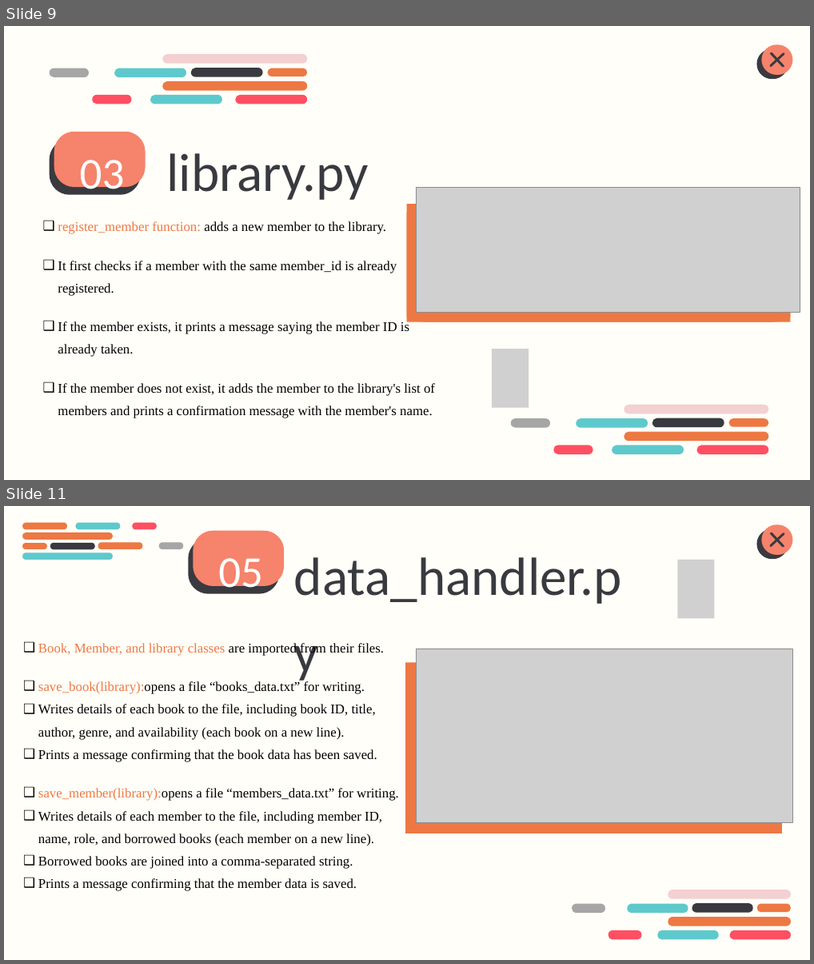
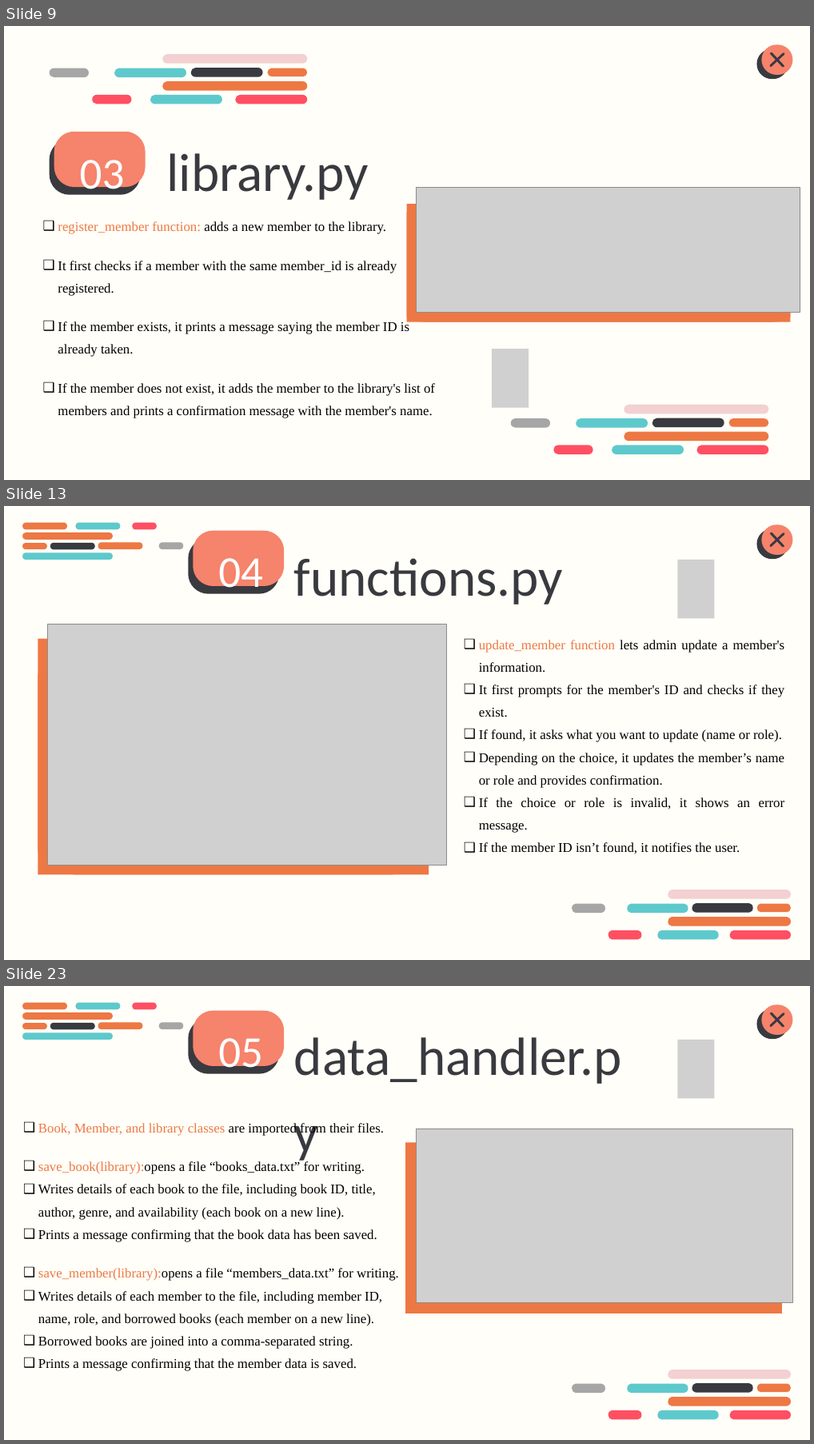
Before and after one commit to Mohamed-Salem-Ali/Library-Management-System, a slide deck: Library Console Management System.pptx. Shown one above the other, each under a label of ours: slides 9 and 11 before the commit, slides 9, 13 and 23 after it; the slides between them are not shown. The pictures are 814x964 and 814x1444 pixels, drawn with LibreOffice and Linux fonts; fonts in the diff are those of the drawing; grey boxes stand for pictures. Boxes give left, top, right and bottom in pixels: in the first picture for what was removed or moved away, otherwise in the second. Text is boxed around its words. In the diff, an @@ line names an element or a change of style, - is before the commit and + after.

```diff
--- a/Library Console Management System.pptx
+++ b/Library Console Management System.pptx
@@ slide 13 added at box(4, 506, 810, 960), background #FFFEF8 @@
@@ group added at box(22, 523, 183, 560): 9 freeform shapes @@
@@ freeform shape added at box(188, 538, 279, 593), fill #393A3F @@
@@ freeform shape added at box(193, 531, 284, 586), fill #F6836B @@
@@ group added at box(757, 524, 793, 560): 4 freeform shapes @@
@@ text added at box(218, 558, 263, 598), 78.7 pt, text #FFFFFF @@
+04
@@ text added at box(294, 558, 563, 604), 96 pt, text #393A3F @@
+functions.py
@@ picture added at box(678, 560, 714, 619) @@
@@ picture added at box(47, 624, 446, 864) @@
@@ rectangle added at box(38, 639, 429, 875), fill #ED7843 @@
@@ text added at box(479, 640, 786, 854), 24 pt, text #000000 @@
+❑ update_member function lets admin update a member's information.
+❑ It first prompts for the member's ID and checks if they exist.
+❑ If found, it asks what you want to update (name or role).
+❑ Depending on the choice, it updates the member’s name or role and provides confirmation.
+❑ If the choice or role is invalid, it shows an error message.
+❑ If the member ID isn’t found, it notifies the user.
@@ freeform shape added at box(38, 651, 429, 875), fill #ED7843 @@
@@ group added at box(572, 889, 791, 939): 9 freeform shapes @@
@@ what was slide 11 is now slide 23 @@
```
Also in this commit, not shown: 3 slides changed, 11 other slides added, 6 other files.
